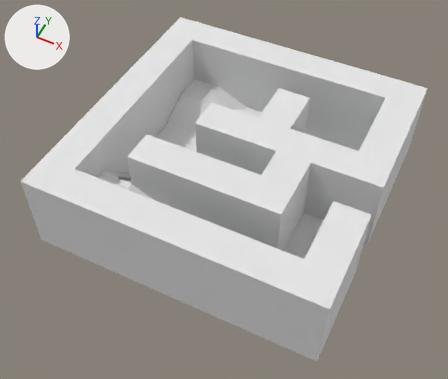
The Blender file meshes/nyhm_reloaded.blend: old version first, new version second.
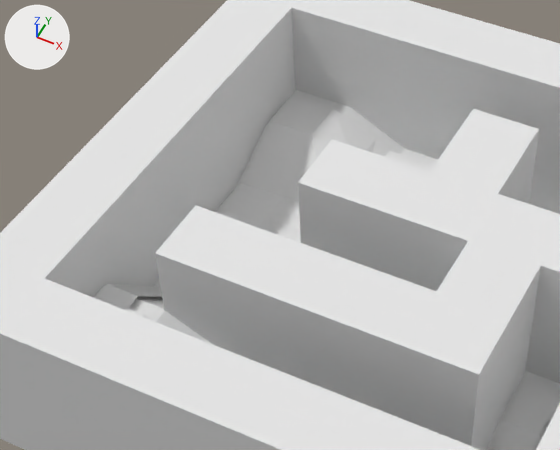
The first picture shows the older version from a 50 mm lens placed at (11.2, -22.8, 27.8), pointed at (0.3, -0.9, 0.4). The close-ups show both versions on the part from 12% to 71% of the width and 10% to 66% of the height of that picture. Every picture has the same lights, and +X, +Y and +Z are marked at upper left.

The first close-up shows 'Floor', 'WalkMesh', 'Walls'.
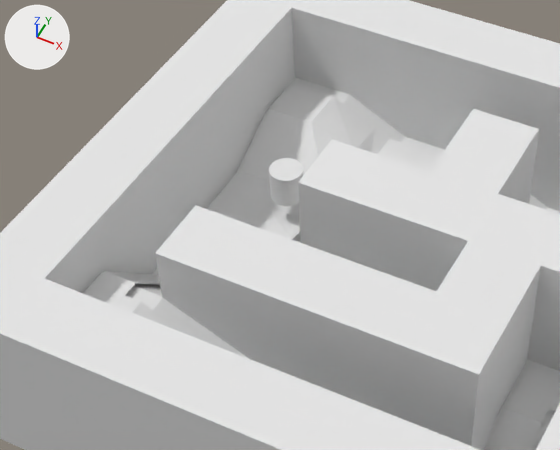
Where the change shows, as pixel boxes [x1, y1, x2, y2] in the close-ups (560 x 450 px):
'WalkMesh', moved
    before: [95, 96, 560, 450]
    after: [85, 83, 560, 450]
'Floor', moved
    before: [93, 90, 560, 450]
    after: [83, 78, 560, 450]
'Monster', added
    after: [269, 158, 303, 206]

Diff of the bpy script that builds the scene:
```diff
--- a/meshes/nyhm_reloaded.blend.py
+++ b/meshes/nyhm_reloaded.blend.py
@@ me_monster @@
+me_monster.from_pydata(...)  # a 32-sided cylinder along z spanning x -1.0..1.0, y -1.0..1.0, z -1.0..1.0
@@ ob_walkmesh @@
 ob_walkmesh = bpy.data.objects.new('WalkMesh', me_walkmesh)
-ob_walkmesh.location = (0.0, 0.0, 0.0)
+ob_walkmesh.location = (0.0, 0.0, 0.5)
@@ ob_floor @@
 ob_floor = bpy.data.objects.new('Floor', me_floor)
-ob_floor.location = (0.0, 0.0, 0.0)
+ob_floor.location = (0.0, 0.0, 0.5)
@@ ob_monster @@
+ob_monster = bpy.data.objects.new('Monster', me_monster)
+ob_monster.location = (-3.54, 2.01, 1.76)
+ob_monster.scale = (0.5, 0.5, 0.5)
```
